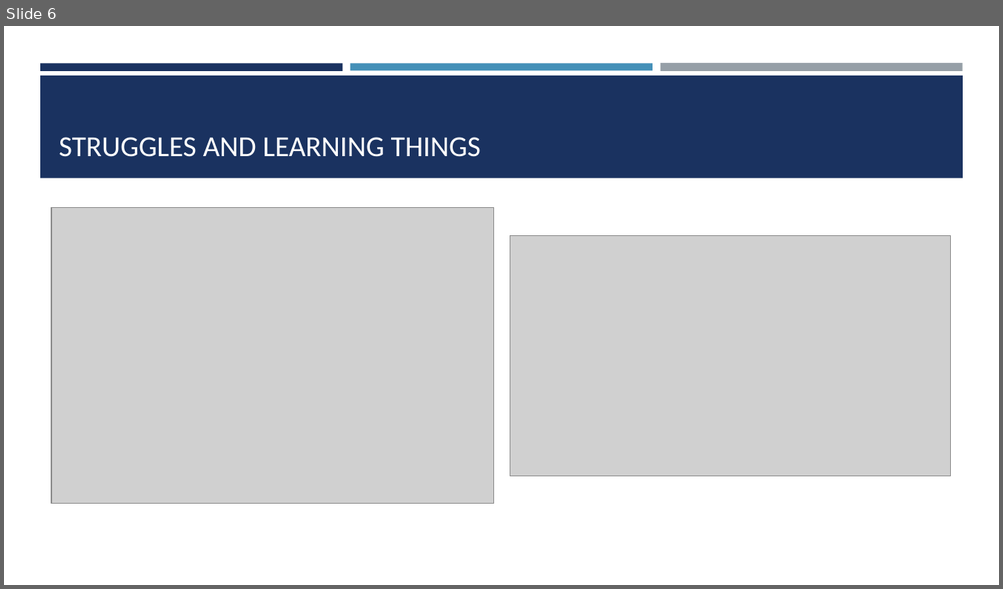
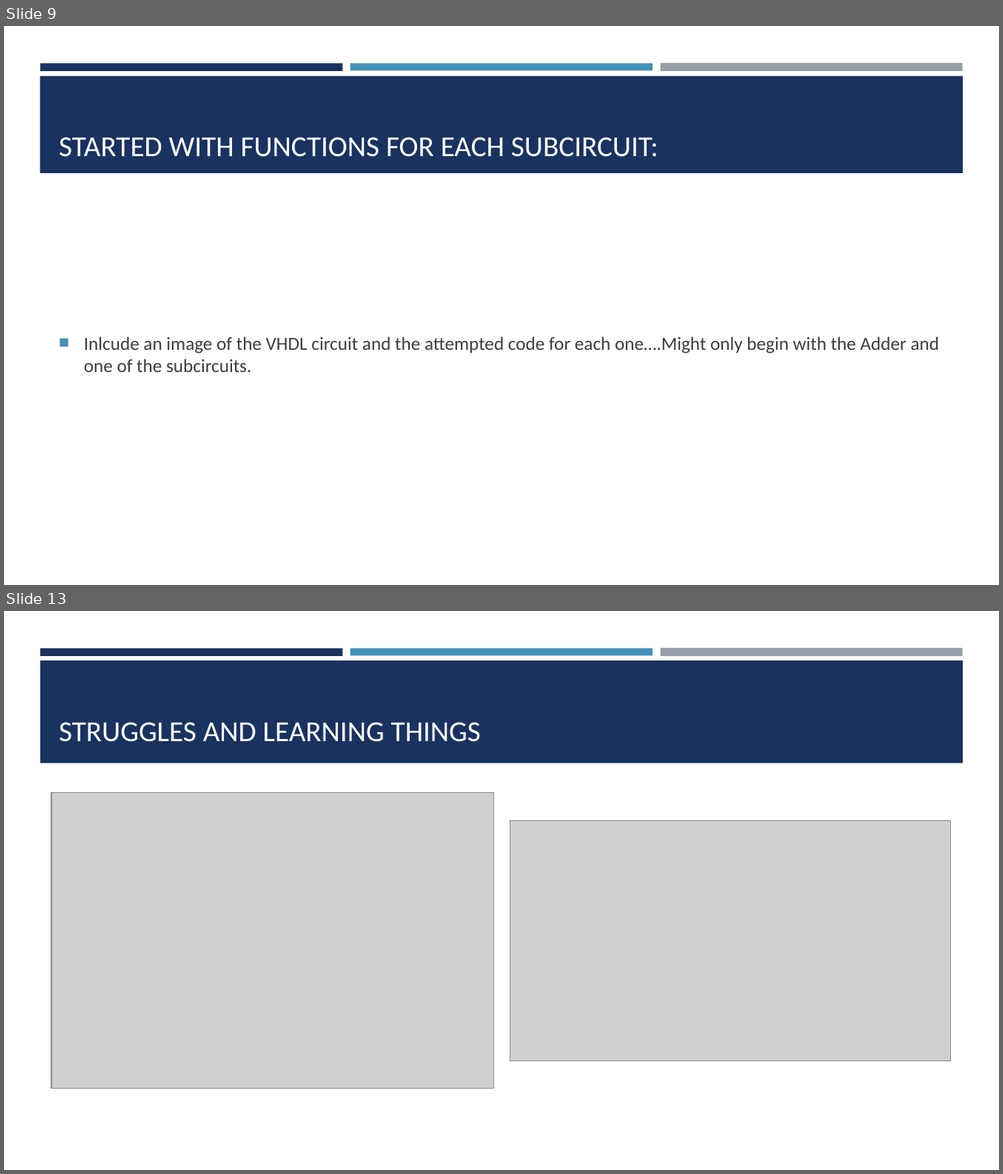
Before and after one commit to LisaJacklin/CS301_Project, a slide deck: CS301_ProjectPresentation.pptx. Shown one above the other, each under a label of ours: slide 6 before the commit, slides 9 and 13 after it; the slides between them are not shown. The pictures are 1003x589 and 1003x1174 pixels, drawn with LibreOffice and Linux fonts; fonts in the diff are those of the drawing; grey boxes stand for pictures. Boxes give left, top, right and bottom in pixels: in the first picture for what was removed or moved away, otherwise in the second. Text is boxed around its words. In the diff, an @@ line names an element or a change of style, - is before the commit and + after.

```diff
--- a/CS301_ProjectPresentation.pptx
+++ b/CS301_ProjectPresentation.pptx
@@ slide 9 added at <box>4,26,999,585</box>, background #FFFFFF; not listed: 3 template elements that a slide beside it also shows @@
@@ rectangle added at <box>40,76,963,173</box>, fill #1A3260 @@
@@ title added at <box>59,137,658,157</box>, 28 pt, text #FFFFFF @@
+STARTED WITH FUNCTIONS FOR EACH SUBCIRCUIT:
@@ text added at <box>84,337,939,372</box>, 18 pt, text #3D3D3D @@
+■ Inlcude an image of the VHDL circuit and the attempted code for each one….Might only begin with the Adder and one of the subcircuits.
@@ what was slide 6 is now slide 13 @@
```
Also in this commit, not shown: 3 slides changed, 8 other slides added, 2 slides removed, 2 other files.
